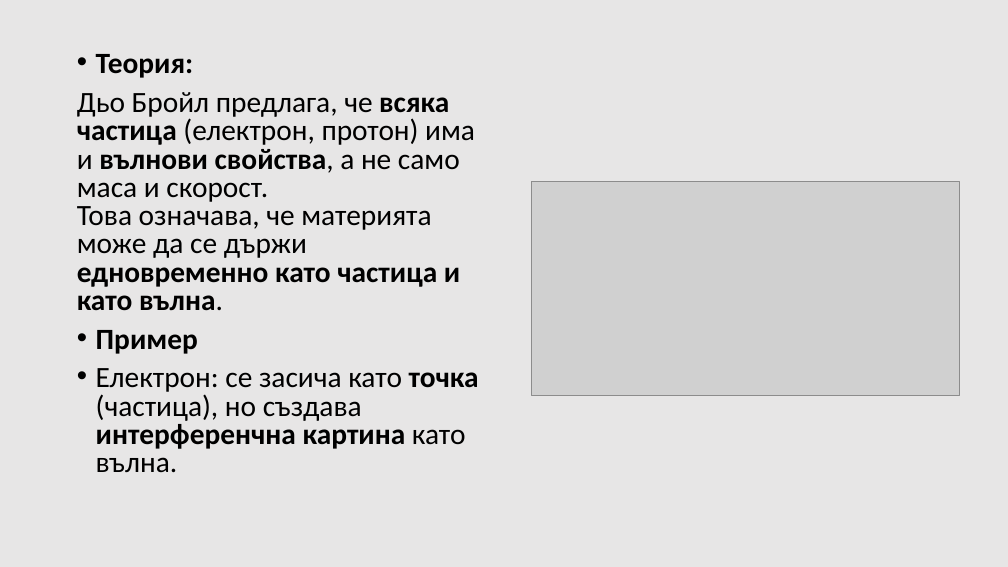
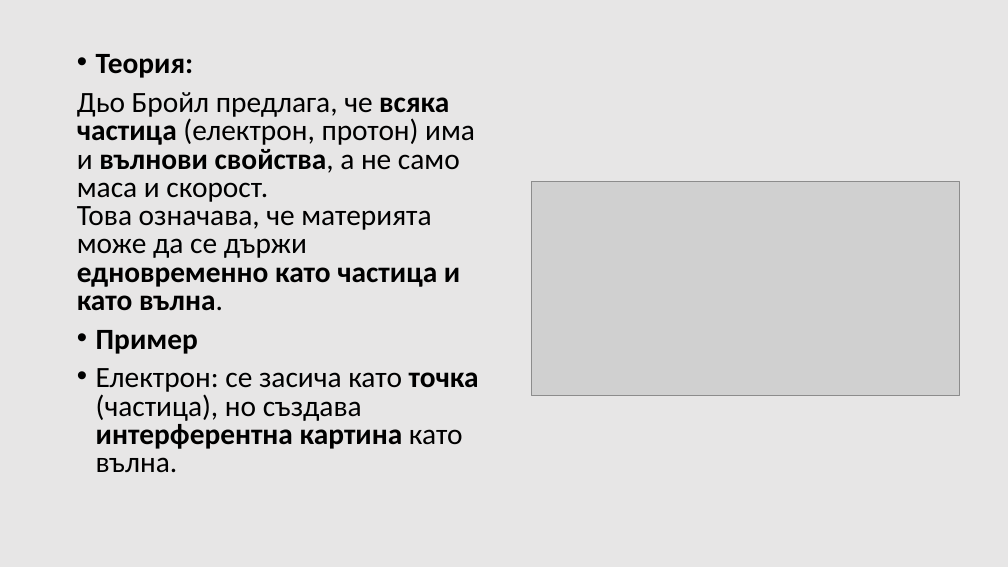
Before and after one commit to LAB5fire/PPQM, a slide deck: slide 9 of kvantova vizika.pptx. Drawn at 1008x567 pixels with LibreOffice and Linux fonts; fonts in the diff are those of the drawing; grey boxes stand for pictures. Boxes give left, top, right and bottom in pixels: in the first picture for what was removed or moved away, otherwise in the second. Text is boxed around its words. In the diff, an @@ line names an element or a change of style, - is before the commit and + after.

Commit message:
progect

```diff
--- a/kvantova vizika.pptx
+++ b/kvantova vizika.pptx
@@ text at (x1=96, y1=368, x2=479, y2=472): text changed @@
-• Електрон: се засича като точка (частица), но създава интерференчна картина като вълна.
+• Електрон: се засича като точка (частица), но създава интерферентна картина като вълна.
```
